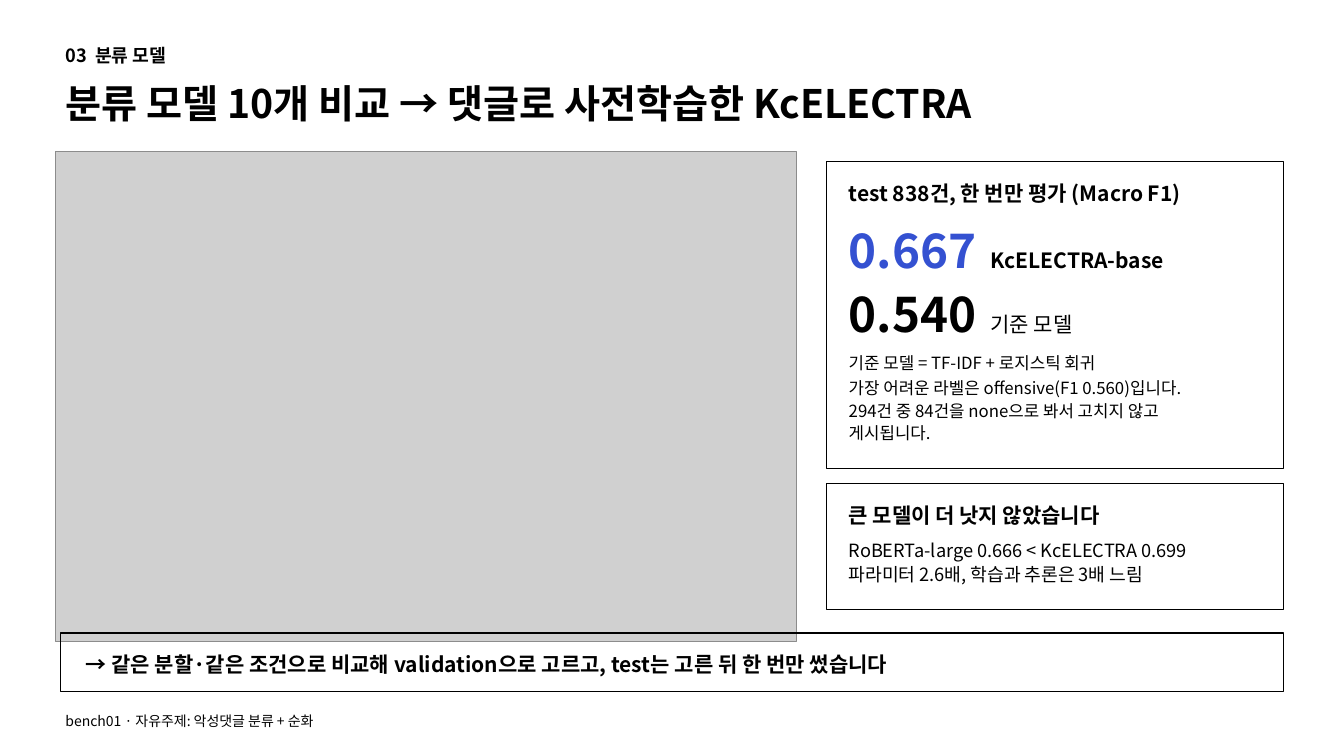
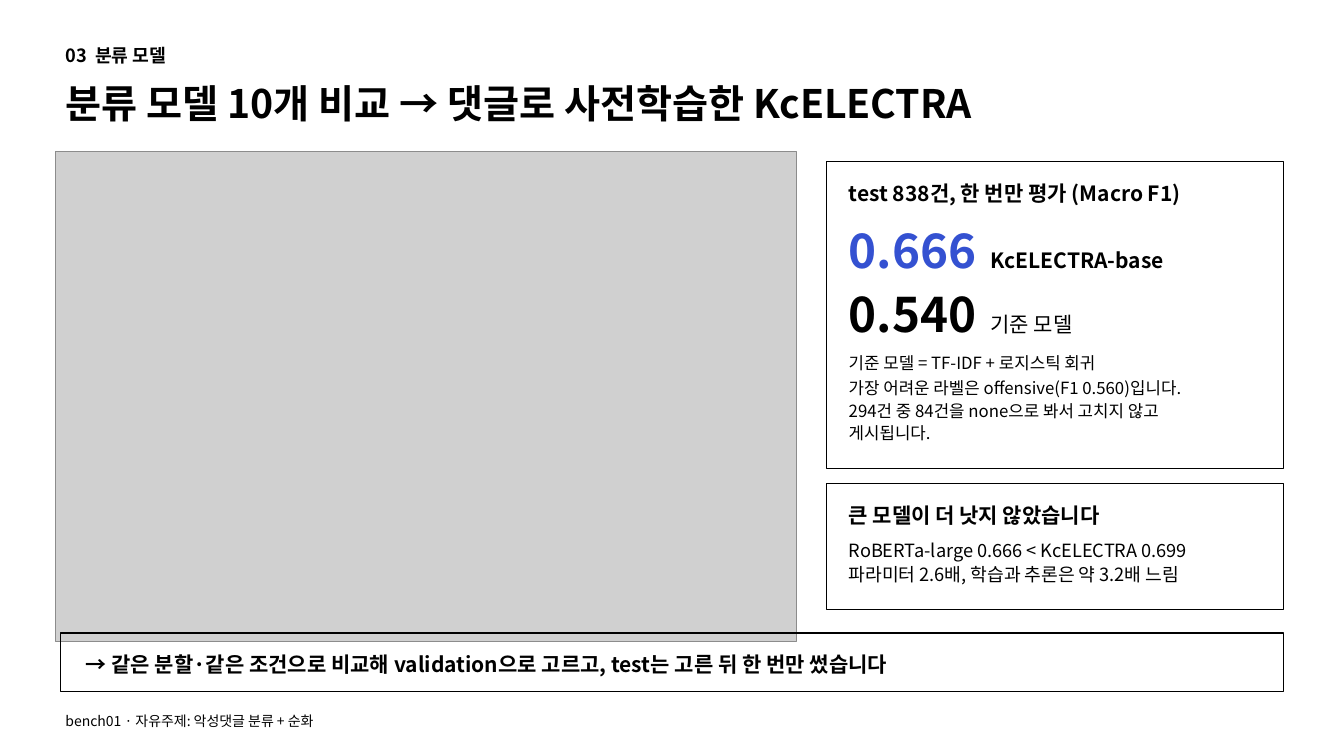
Before and after one commit to LLM-project-02/model-benchmark-lab, a slide deck: slide 4 of artifacts/step_by_step/comments/bench01/demo/bench01_comments_slides_심플_피드백반영.pptx. Drawn at 1344x756 pixels with LibreOffice and Linux fonts; fonts in the diff are those of the drawing; grey boxes stand for pictures. Boxes give left, top, right and bottom in pixels: in the first picture for what was removed or moved away, otherwise in the second. Text is boxed around its words. In the diff, an @@ line names an element or a change of style, - is before the commit and + after.

```diff
--- a/artifacts/step_by_step/comments/bench01/demo/bench01_comments_slides_심플_피드백반영.pptx
+++ b/artifacts/step_by_step/comments/bench01/demo/bench01_comments_slides_심플_피드백반영.pptx
@@ text in rectangle at (849, 233, 1164, 269): text changed @@
-0.667 KcELECTRA-base
+0.666 KcELECTRA-base
@@ text in rectangle at (849, 542, 1187, 585): text changed @@
-RoBERTa-large 0.666 < KcELECTRA 0.699
-파라미터 2.6배, 학습과 추론은 3배 느림
+RoBERTa-large 0.666 < KcELECTRA 0.699
+파라미터 2.6배, 학습과 추론은 약 3.2배 느림
```
Also in this commit, not shown: 6 other slides changed, 1 slide removed, 6 other files.
